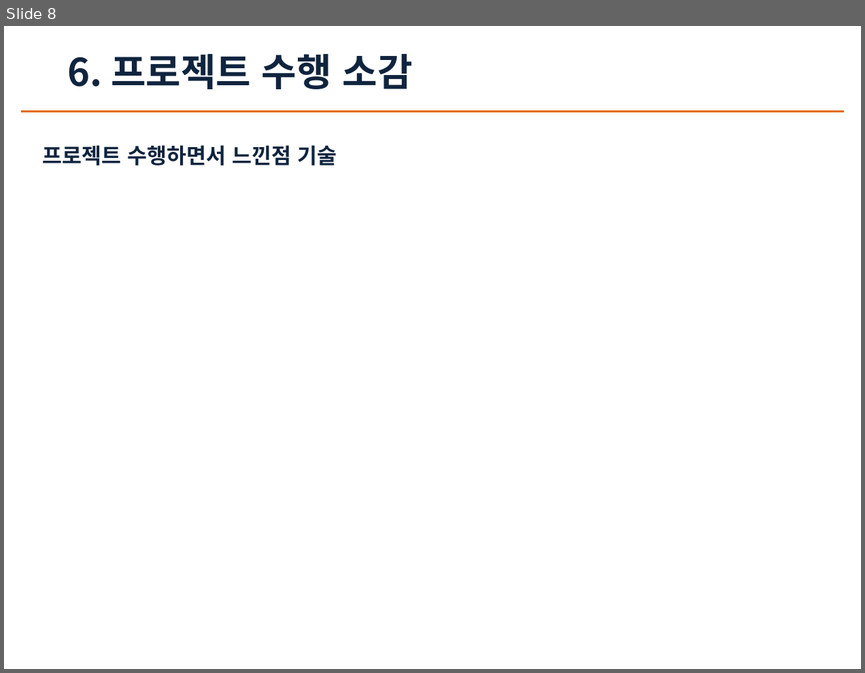
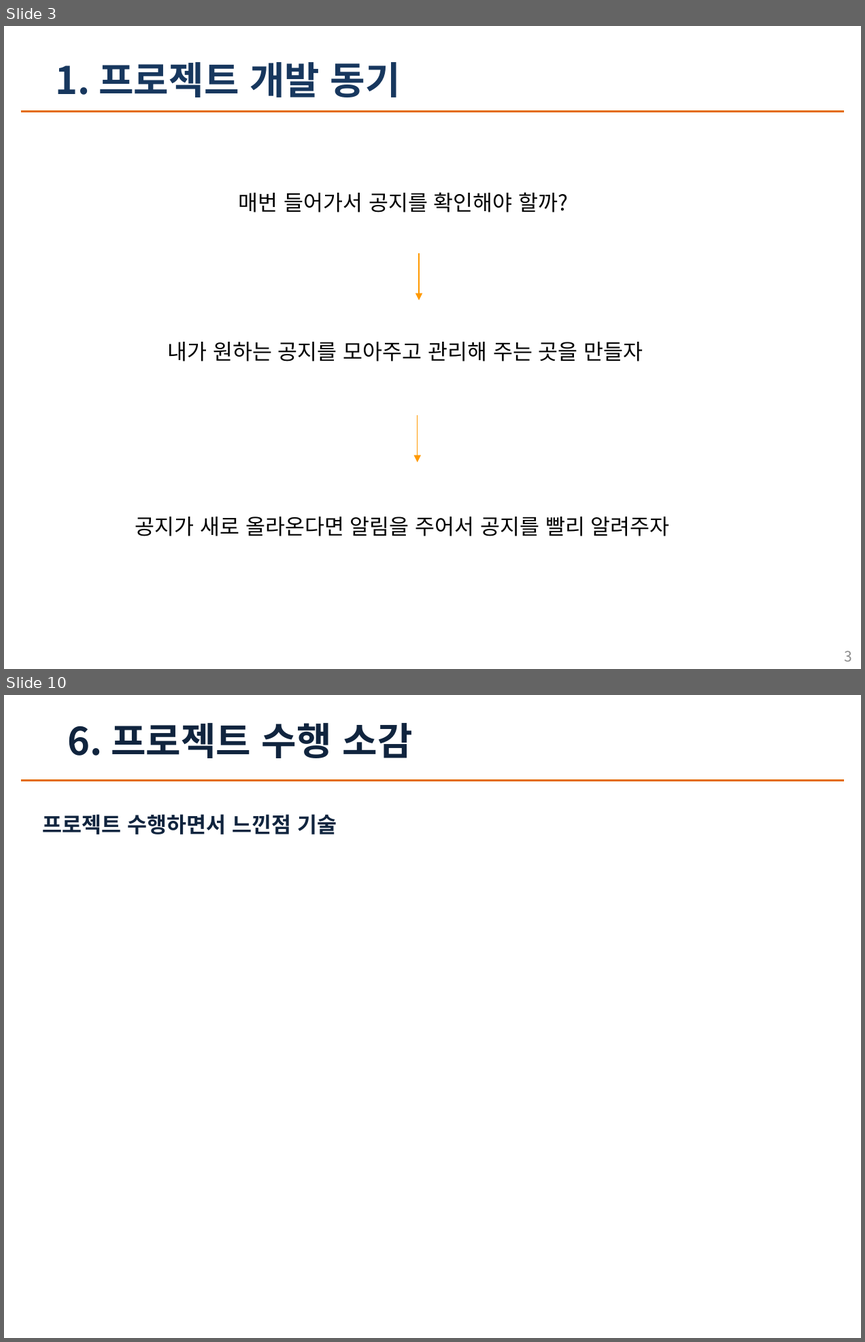
Before and after one commit to Hong-lol/sever11team, a slide deck: 서버프로그래밍11팀.pptx. Shown one above the other, each under a label of ours: slide 8 before the commit, slides 3 and 10 after it; the slides between them are not shown. The pictures are 865x673 and 865x1342 pixels, drawn with LibreOffice and Linux fonts; fonts in the diff are those of the drawing. Boxes give left, top, right and bottom in pixels: in the first picture for what was removed or moved away, otherwise in the second. Text is boxed around its words. In the diff, an @@ line names an element or a change of style, - is before the commit and + after.

```diff
--- a/서버프로그래밍11팀.pptx
+++ b/서버프로그래밍11팀.pptx
@@ slide 3 added at [4,26,861,669], background #FFFFFF @@
@@ title added at [55,62,400,97], 32 pt, text #17375E, bold @@
+1. 프로젝트 개발 동기
@@ line added from (21, 111) to (844, 111), #E46C0A 1.5 pt @@
@@ text added at [239,192,568,212], 18 pt, text #000000 @@
+매번 들어가서 공지를 확인해야 할까?
@@ arrow added from (419, 253) to (419, 300), #FF9900 0.75 pt @@
@@ text added at [167,342,643,361], 18 pt, text #000000 @@
+내가 원하는 공지를 모아주고 관리해 주는 곳을 만들자
@@ arrow added from (417, 415) to (417, 462), #FF9900 0.75 pt @@
@@ text added at [135,516,670,536], 18 pt, text #000000 @@
+공지가 새로 올라온다면 알림을 주어서 공지를 빨리 알려주자
@@ page number added at [844,650,853,661], 12 pt, text #8C8C8C @@
+3
@@ what was slide 8 is now slide 10 @@
```
Also in this commit, not shown: 5 slides changed, 3 other slides added, 2 slides removed, 9 other files.
